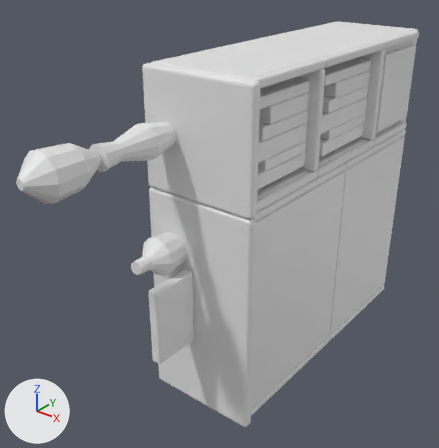
The OBJ model landstalker/data/proxies/merc_case_617.obj as it was, and as the next commit left it.
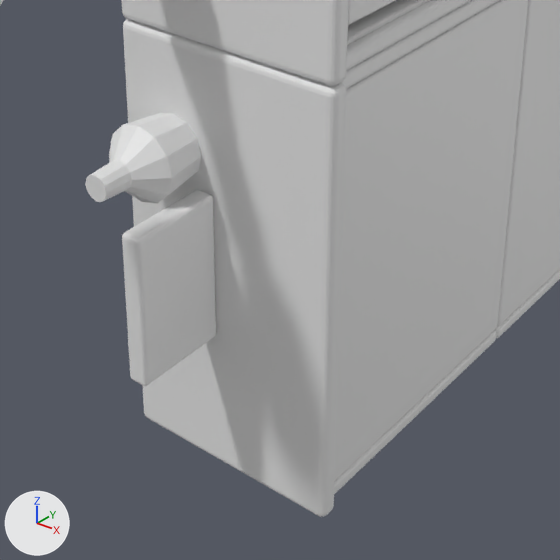
Each version appears first whole from a 50 mm camera at (309.8, -100.0, 382.5) aimed at (260.1, -37.9, 344.0), and next in a close-up on the part from 20% to 82% of the width and 40% to 100% of the height. Arrows for +X, +Y and +Z are at lower left; the lights stay in place. The first two pictures are the older version. Where no turn or scale is listed for an object, it has been applied to the vertices. Vertices at exactly the same position are counted once.

The first close-up shows 'merc_case_617'.
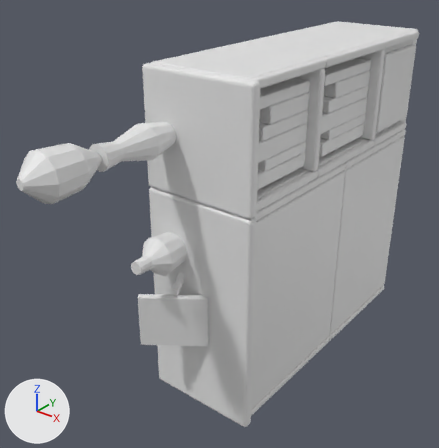
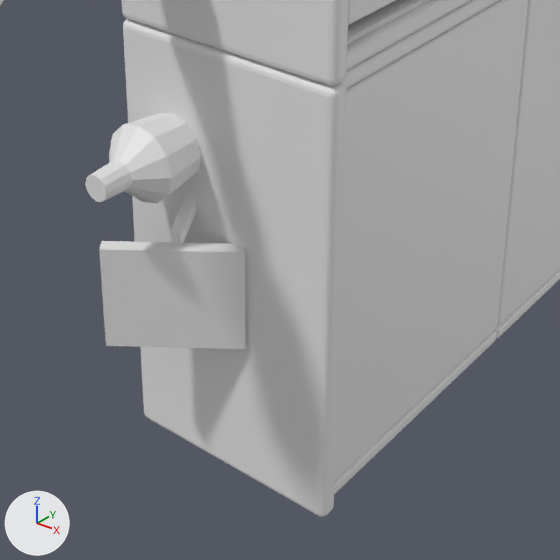
Diff of the bpy script that builds the scene:
```diff
--- a/landstalker/data/proxies/merc_case_617.obj.py
+++ b/landstalker/data/proxies/merc_case_617.obj.py
@@ me_merc_case_617 @@
 # used by ob_merc_case_617; location = (0.0, 0.0, 0.0)
-me_merc_case_617.from_pydata(...)  # 5985 vertices, 6021 faces; spans x 256.0..272.8, y -69.0..0.0, z 320.0..368.0
+me_merc_case_617.from_pydata(...)  # 5849 vertices, 5883 faces; spans x 256.0..272.8, y -69.0..0.0, z 320.0..368.0
+# me_merc_case_617 part 1
+# 151 vertices are removed from x 262.2..263.8, y -55.0..-48.0, z 331.0..342.0
+# 150 faces are deleted
+# 1 vertex moves from x 262.4, y -54.9, z 331.1 to x 262.1, y -48.0, z 341.0
+# 15 vertices are added at x 258.4..266.4, y -53.8..-47.5, z 331.4..341.0
+# 12 new faces join them
```

Changed parts and their boxes (x1, y1, x2, y2) in the close-ups (560 x 560 px):
part 1 of me_merc_case_617, reshaped: before (122, 190, 216, 386); after (99, 196, 246, 349)
